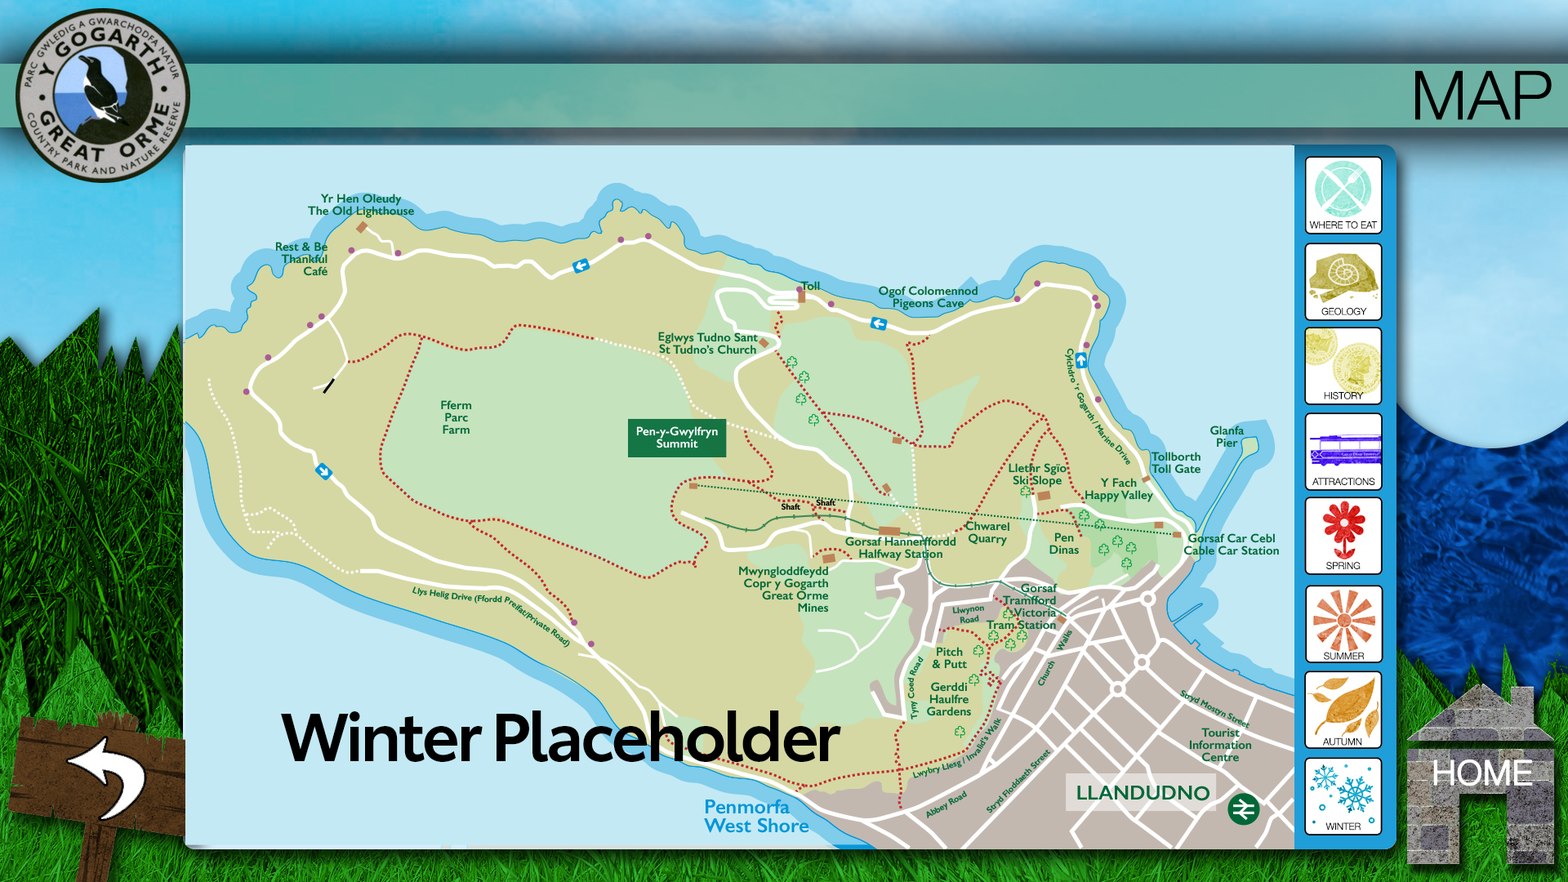
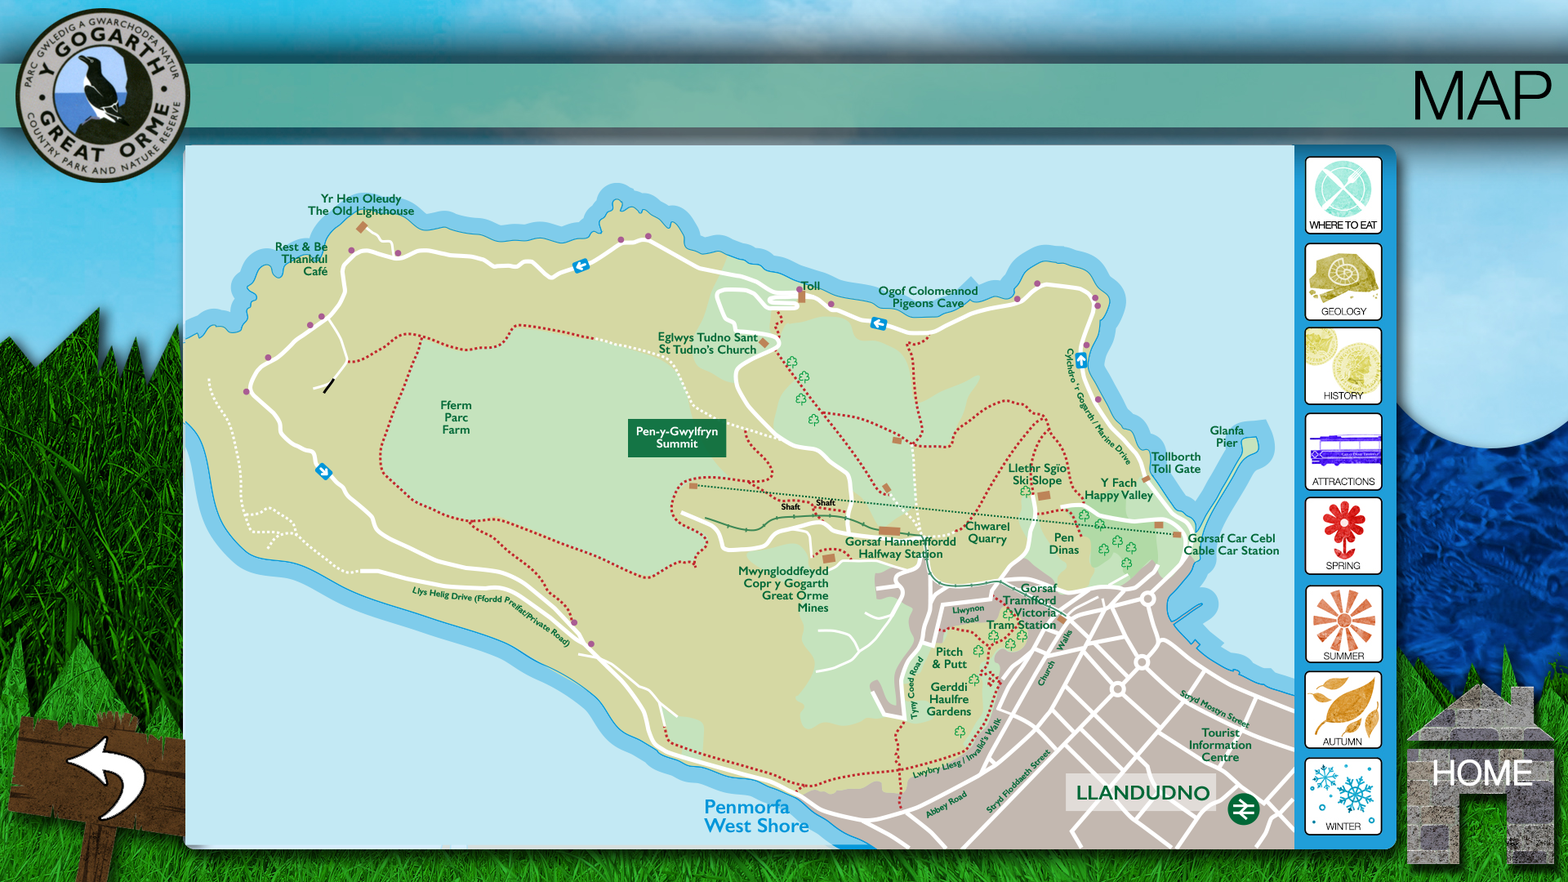
Comparing the layer stacks of the two 1568 x 882 images. Changes:
added layer "Where to eat" above "Winter Placeholder" over [1309, 221, 1378, 229]
hid "Winter Placeholder" over [280, 710, 842, 762]